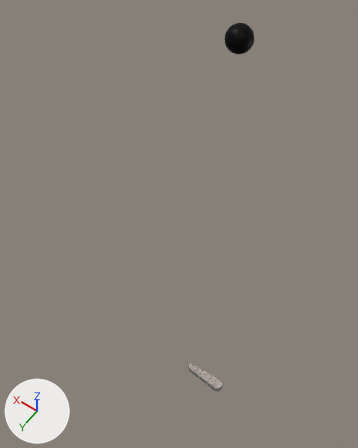
Two versions of the Blender file RawAssets/Pinball_001.blend, one commit apart.
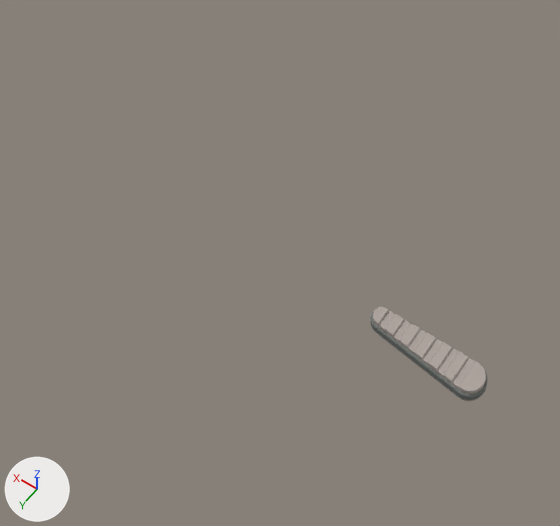
Each version appears first whole from a camera (50 mm lens) standing at (-0.163, 0.374, 1.104) and looking at (0.133, -0.04, 0.453), and next in a close-up on the part from 22% to 68% of the width and 61% to 96% of the height. The lights are fixed; the arrows at lower left show +X, +Y and +Z. Objects named as collision shapes, trigger or cutter boxes, shadow casters or lower levels of detail are left out.

In view in the first close-up: 'Bat_001'.
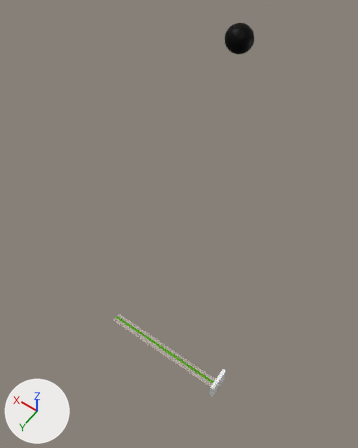
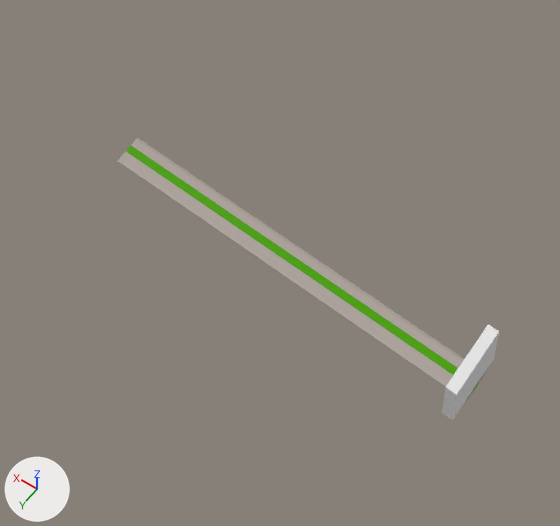
Commit message: Pals Coming Down The Lane!

The edits, one by one:
Mesh me_cube_001 is new.
It has 16 vertices, 14 faces and spans x -0.004..0.249, y -0.011..0.011, z 0.0..0.001.
It uses material mat_imphenziapixpal_001 (its picture is missing).
Object 'Bat_001' (ob_bat_001) is now hidden.
Object 'PalCollision' (ob_palcollision) is now shown.
Object 'PalTrack' (ob_paltrack) is new; it shows me_cube_001.
Its location is (0.0, -0.0023, 0.0).
Its scale is (1.18, 1.0, 1.0).

Changed parts and their boxes (x1, y1, x2, y2) in the close-ups (560 x 526 px):
'PalTrack', added
    after: (118, 138, 486, 401)
'Bat_001', hidden
    before: (371, 307, 487, 401)
'PalCollision', shown
    after: (442, 324, 499, 420)
